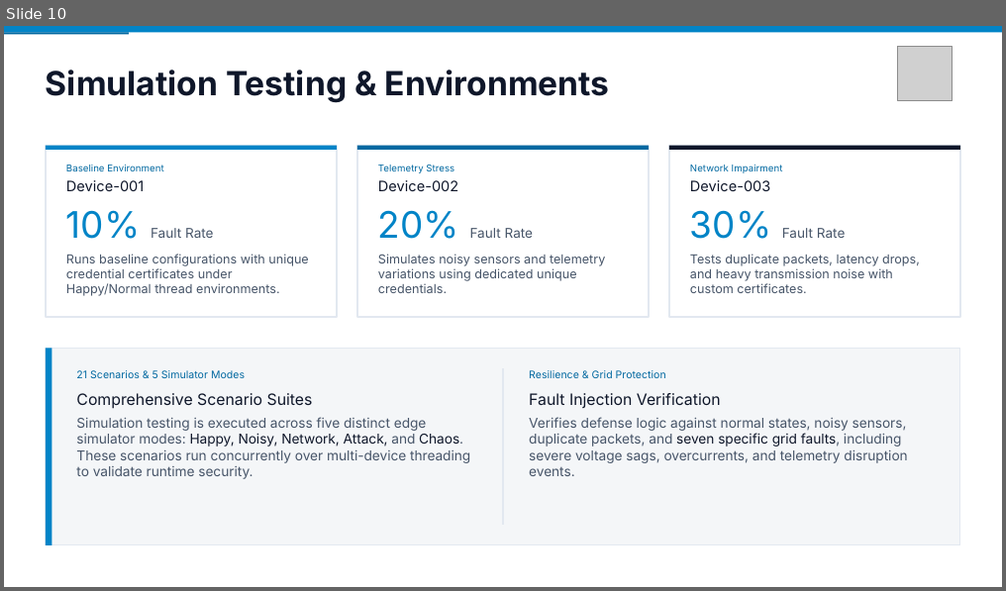
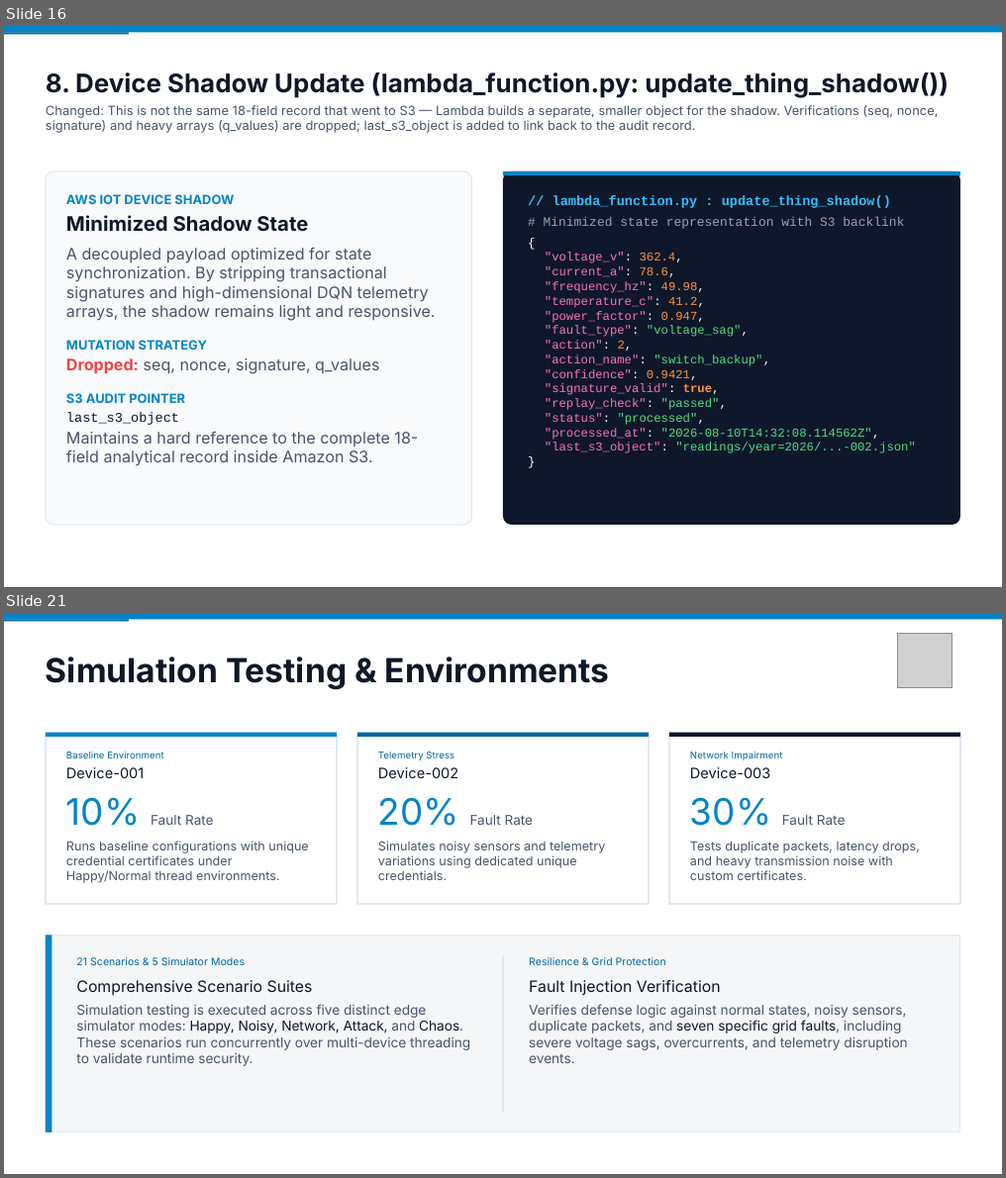
Before and after one commit to hrshimpi/power-grid-iot-RL-pipeline, a slide deck: docs/Grid-RL Presentation.pptx. Shown one above the other, each under a label of ours: slide 10 before the commit, slides 16 and 21 after it; the slides between them are not shown. The pictures are 1006x591 and 1006x1178 pixels, drawn with LibreOffice and Linux fonts; fonts in the diff are those of the drawing; grey boxes stand for pictures; background and template pictures are left out. Boxes give left, top, right and bottom in pixels: in the first picture for what was removed or moved away, otherwise in the second. Text is boxed around its words. In the diff, an @@ line names an element or a change of style, - is before the commit and + after.

Commit message:
docs: update presentation deck
Expanded from 13 to 24 slides: deeper architecture/security detail,
the full stage-by-stage data journey, attack simulation, and the
fault-detection chart.

```diff
--- a/docs/Grid-RL Presentation.pptx
+++ b/docs/Grid-RL Presentation.pptx
@@ slide 16 added at (4, 26, 1002, 587), background #FFFFFF @@
@@ rectangle added at (4, 26, 1002, 32), fill #0284C7 @@
@@ rectangle added at (4, 32, 129, 34), fill #0369A1 @@
@@ text added at (46, 73, 948, 133), 9.2 pt, text #475569 @@
+8. Device Shadow Update (lambda_function.py: update_thing_shadow())
+Changed: This is not the same 18-field record that went to S3 — Lambda builds a separate, smaller object for the shadow. Verifications (seq, nonce, signature) and heavy arrays (q_values) are dropped; last_s3_object is added to link back to the audit record.
@@ rounded rectangle added at (46, 172, 472, 525), fill #F8FAFC, outline #E2E8F0 0.75 pt @@
@@ rounded rectangle added at (503, 172, 960, 525), fill #0F172A @@
@@ rectangle added at (503, 172, 960, 175), fill #0284C7 @@
@@ text added at (66, 194, 436, 467), 11.5 pt, text #475569 @@
+AWS IOT DEVICE SHADOW
+Minimized Shadow State
+A decoupled payload optimized for state synchronization. By stripping transactional signatures and high-dimensional DQN telemetry arrays, the shadow remains light and responsive.
+MUTATION STRATEGY
+Dropped: seq, nonce, signature, q_values
+S3 AUDIT POINTER
+last_s3_object
+Maintains a hard reference to the complete 18-field analytical record inside Amazon S3.
@@ text added at (544, 195, 916, 454), 8.8 pt, text #F472B6 @@
+// lambda_function.py : update_thing_shadow()
+# Minimized state representation with S3 backlink
+{
+"voltage_v": 362.4,
+"current_a": 78.6,
+"frequency_hz": 49.98,
+"temperature_c": 41.2,
+"power_factor": 0.947,
+"fault_type": "voltage_sag",
+"action": 2,
+"action_name": "switch_backup",
+"confidence": 0.9421,
+"signature_valid": true,
+"replay_check": "passed",
+"status": "processed",
+"processed_at": "2026-08-10T14:32:08.114562Z",
+"last_s3_object": "readings/year=2026/...-002.json"
+}
@@ what was slide 10 is now slide 21 @@
```
Also in this commit, not shown: 5 slides changed, 10 other slides added.
